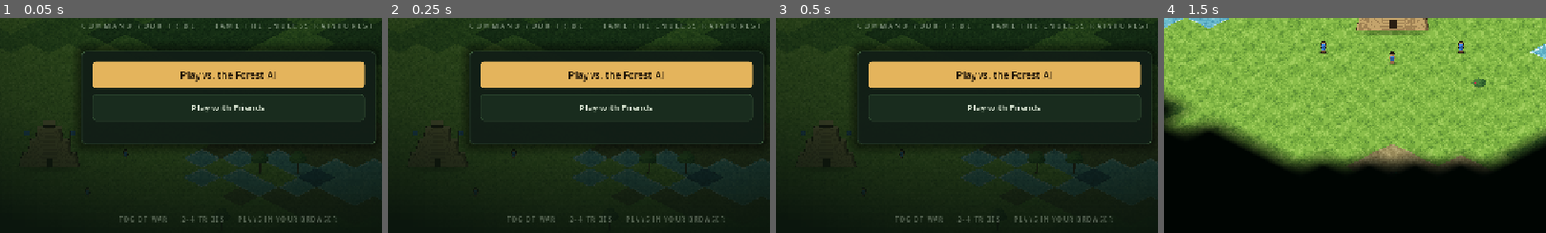
Above: before the commit, frames 1-4 (left to right).
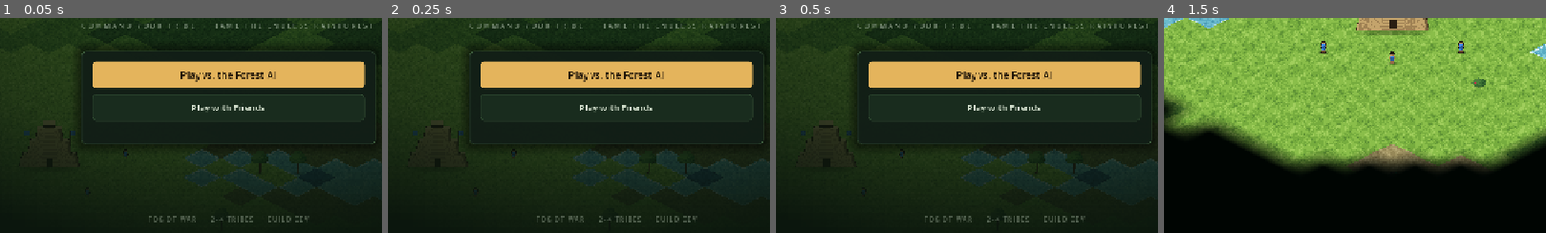
Above: after the commit, the same moments.

Repository: iagocavalcante/age-of-amazon
Game: Godot game, scene res://scenes/ui/MainMenu.tscn
Same seed, same stepped clock (60 frames per second), same inputs: the game is played once before the commit and once after it.
Inputs:
- Up to frame 1 (0.05 s): no input
- Up to frame 2 (0.25 s): no input
- Up to frame 3 (0.5 s): no input
- Up to frame 4 (1.5 s): click "Play vs. the Forest AI" at 0.5 s; click "Start Playing" at 1.25 s
The pictures show only the part of the screen within x 20-70%, y 50-100%; the shares and areas given below are measured in that part.

The runs differ from the first frame. In frame 1, 0.8% of the frame differs, in the area x 31-89%, y 92-96%; in frame 2, 0.8%; in frame 3, 0.8%; in frame 4, nothing differs.

Commit message:
feat(menu): build stamp in the footer — screenshots identify their build

Diff:
--- a/scripts/ui/MainMenu.gd
+++ b/scripts/ui/MainMenu.gd
@@ -28,6 +28,9 @@
 
 var _gateway_url: String = "ws://127.0.0.1:9000"
 var _match_url_template: String = "ws://127.0.0.1:{port}"
+# Stamped into server_config.json at deploy time; "dev" when absent, so any
+# screenshot of the menu tells us exactly which build someone is running.
+var _build_stamp: String = "dev"
 
 var _backdrop: Node2D
 var _drift_time: float = 0.0
@@ -104,6 +107,7 @@
 	if parsed is Dictionary:
 		_gateway_url = parsed.get("gateway_url", _gateway_url)
 		_match_url_template = parsed.get("match_url_template", _match_url_template)
+		_build_stamp = parsed.get("build", _build_stamp)
 
 # --- Backdrop: a real slice of the game world ---
 
@@ -272,7 +276,7 @@
 
 	var footer: Label = Label.new()
 	_footer = footer
-	footer.text = "FOG OF WAR  ·  2–4 TRIBES  ·  PLAYS IN YOUR BROWSER"
+	footer.text = "FOG OF WAR  ·  2–4 TRIBES  ·  BUILD %s" % _build_stamp.to_upper()
 	footer.horizontal_alignment = HORIZONTAL_ALIGNMENT_CENTER
 	footer.add_theme_font_override("font", _display_font(2))
 	footer.add_theme_font_size_override("font_size", 10)
